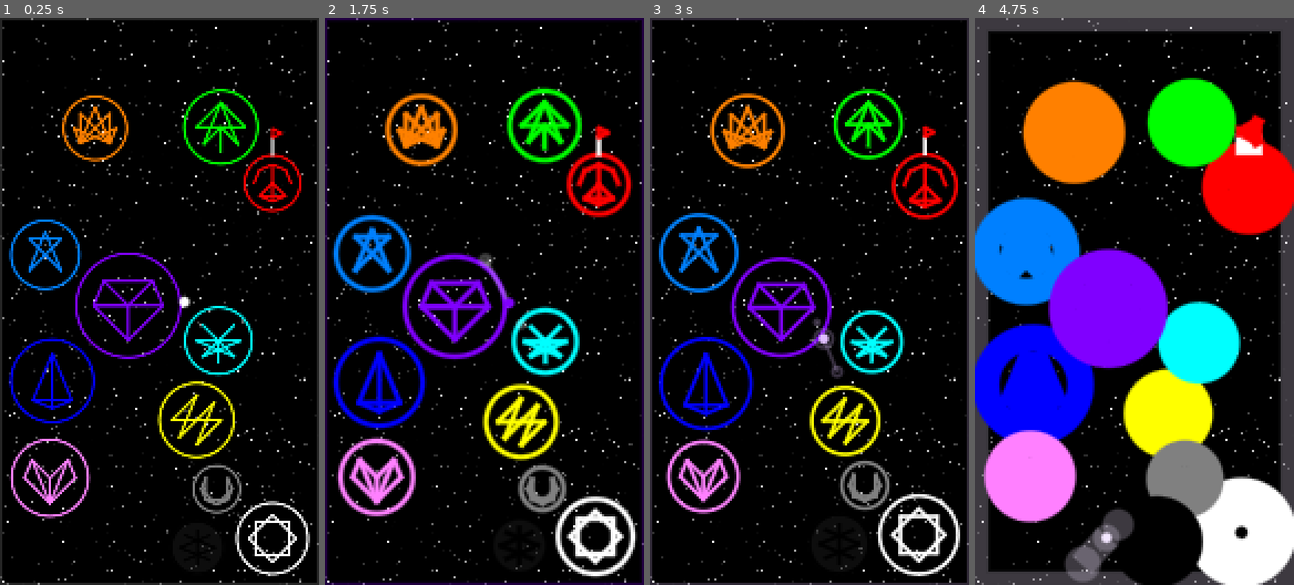
Above: before the commit, frames 1-4 (left to right).
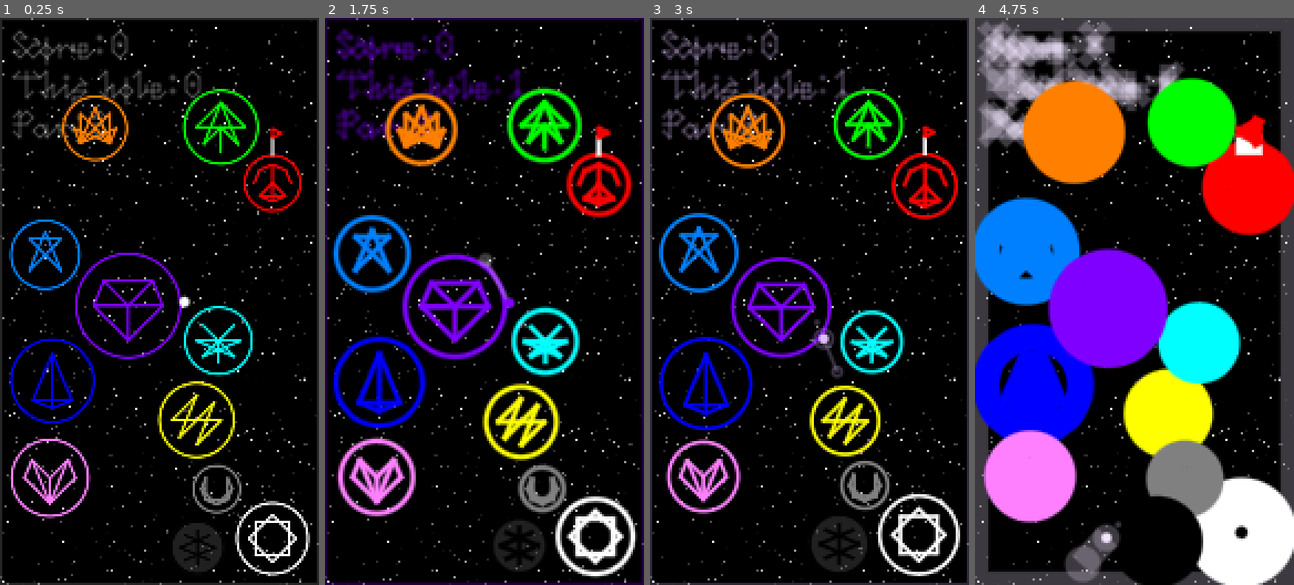
Above: after the commit, the same moments.

Repository: cursebinder22/space-golf-2d
Game: Godot game, scene res://main.tscn
Same seed, same stepped clock (60 frames per second), same inputs: the game is played once before the commit and once after it.
Inputs (mouse positions are in pixels of both pictures, inside the frame that each line leads up to):
- Up to frame 1 (0.25 s): no input
- Up to frame 2 (1.75 s): tap Enter at 0.5 s; move the mouse to (554, 273) at 0.52 s; click (554, 273) at 0.67 s; drag from (420, 329) to (468, 414) at 1.27 s
- Up to frame 3 (3 s): move the mouse to (841, 176) at 2.02 s; click (841, 176) at 2.17 s; drag from (793, 414) to (713, 216) at 2.77 s
- Up to frame 4 (4.75 s): move the mouse to (1230, 386) at 3.52 s; click (1230, 386) at 3.67 s; drag from (1038, 216) to (1086, 159) at 4.27 s

The runs differ from the first frame. In frame 1, 1.9% of the frame differs, in the area x 3-64%, y 2-22%; in frame 2, 3.2%; in frame 3, 2.7%; in frame 4, 6.7%, in the area x 1-66%, y 0-93%.

Commit message:
Final polish: score text, color tweaks, NONE tweak

Diff:
--- a/scripts/element_data.gd
+++ b/scripts/element_data.gd
@@ -2,15 +2,16 @@
 extends Resource
 
 var rank: int = 0
-var color: Color = Color(1,0,1,.25)
-var color_name: String = 'ghost-magenta'
-var symbol: String = 'question mark'
-var spirit: String = 'confusion'
-var realm: String = 'chaos'
+var color: Color = Color('#403020')
+var color_name: String = 'brown'
+var symbol: String = 'poop'
+var spirit: String = 'disgust'
+var realm: String = 'waste'
 var pattern: Dictionary = {
-	0: [1,2,'C'],
-	1: [2,3],
-	2: [3,4],
-	3: [4],
-	6: ['C'],
+	1: [7],
+	2: [6],
+	3: [5],
+	5: [6,7,'C'],
+	6: [7],
+	7: ['C']
 }
--- a/scripts/element_data/air_data.gd
+++ b/scripts/element_data/air_data.gd
@@ -6,7 +6,7 @@
 	color = Color(0,1,1)
 	color_name = 'cyan'
 	symbol = 'creature'
-	spirit = 'ecstacy'
+	spirit = 'freedom'
 	realm = 'heaven'
 	pattern = {
 		0: [4,5],
--- a/scripts/element_data/fire_data.gd
+++ b/scripts/element_data/fire_data.gd
@@ -5,9 +5,9 @@
 	rank = 2
 	color = Color(1,.5,0)
 	color_name = 'orange'
-	symbol = 'blaze'
+	symbol = 'torch'
 	spirit = 'fear'
-	realm = 'destruction'
+	realm = 'apocalypse'
 	pattern = {
 		0: [5,7],
 		1: [5,7],
--- a/scripts/element_data/light_data.gd
+++ b/scripts/element_data/light_data.gd
@@ -7,7 +7,7 @@
 	color_name = 'white'
 	symbol = 'sun'
 	spirit = 'glory'
-	realm = 'eternity'
+	realm = 'the universe'
 	pattern = {
 		0: [2,6],
 		1: [3,7],
--- a/scripts/element_data/love_data.gd
+++ b/scripts/element_data/love_data.gd
@@ -6,7 +6,7 @@
 	color = Color(1,.5,1)
 	color_name = 'pink'
 	symbol = 'heart'
-	spirit = 'safety'
+	spirit = 'belonging'
 	realm = 'family'
 	pattern = {
 		0: [1,6],
--- a/scripts/element_data/magic_data.gd
+++ b/scripts/element_data/magic_data.gd
@@ -6,8 +6,8 @@
 	color = Color(.5,0,1)
 	color_name = 'purple'
 	symbol = 'crystal'
-	spirit = 'limerence'
-	realm = 'beauty'
+	spirit = 'beauty'
+	realm = 'the underworld'
 	pattern = {
 		0: [1,4,6],
 		1: [3,'C'],
--- a/scripts/element_data/might_data.gd
+++ b/scripts/element_data/might_data.gd
@@ -6,8 +6,8 @@
 	color = Color(.5,.5,.5)
 	color_name = 'gray'
 	symbol = 'moon'
-	spirit = 'transience'
-	realm = 'reality'
+	spirit = 'separation'
+	realm = 'the night'
 	pattern = {
 		0: [1,6,7],
 		1: [7],
--- a/scripts/element_data/nature_data.gd
+++ b/scripts/element_data/nature_data.gd
@@ -7,7 +7,7 @@
 	color_name = 'green'
 	symbol = 'tree'
 	spirit = 'joy'
-	realm = 'life'
+	realm = 'the forest'
 	pattern = {
 		0: [2,4],
 		2: [4,5,7],
--- a/scripts/element_data/sight_data.gd
+++ b/scripts/element_data/sight_data.gd
@@ -7,7 +7,7 @@
 	color_name = 'black'
 	symbol = 'eye'
 	spirit = 'desire'
-	realm = 'the void'
+	realm = 'humanity'
 	pattern = {
 		0: [3,5],
 		1: [4],
--- a/scripts/main.gd
+++ b/scripts/main.gd
@@ -13,7 +13,7 @@
 var flag = Flag.new()
 
 # planets
-const ghost_black: Color = Color(.1,.1,.1,.5)
+const ghost_black: Color = Color(.25,.25,.25,.5)
 var total_planets: int = Global.Element.size()
 var element_data: Dictionary = {
 	Global.Element.NONE: ElementData.new(),
@@ -47,6 +47,7 @@
 var border_color: Color = Color.TRANSPARENT
 var ring_radius: float = 0.0
 var ring_color: Color = Color.TRANSPARENT
+var score_color = Color.TRANSPARENT
 
 # drag line
 const aim_alpha_factor: float = .25
@@ -121,9 +122,9 @@
 
 			elif not cancel_launch: # else = release click
 				click_end_pos = event.position
-				shots_this_hole += 1
 				launch_timer.start()
 				await launch_timer.timeout
+				shots_this_hole += 1
 
 				# aesthetic
 				Global.line_width *= 2
@@ -196,6 +197,7 @@
 				score += shots_this_hole - par
 				shots_this_hole = 0
 				Global.line_width *= 2
+				ball.color = element_data[ball.planet.element].color
 
 	queue_redraw()
 
@@ -227,9 +229,15 @@
 	for line: Array in flag.form:
 		var p1: Vector2 = base + Vector2(line[0][0] * draw_scale, line[0][1] * draw_scale)
 		var p2: Vector2 = base + Vector2(line[1][0] * draw_scale, line[1][1] * draw_scale)
-		var c: Color = line[2]
-
-		draw_line(p1, p2, c, Global.line_width, anti_alias)
+		var flag_color: Color = line[2]
+
+		if flag_color == Color.TRANSPARENT:
+			var new_color: Color = element_data[flag.planet.element].color
+			if new_color != Color(0,0,0):
+				flag_color = new_color
+			else: flag_color = ghost_black
+
+		draw_line(p1, p2, flag_color, Global.line_width, anti_alias)
 
 func draw_text(text: String, top_left: Vector2, height: float = default_text_height, color: Color = Color(1,1,1)):
 	var cell_size: float = height/4
@@ -249,7 +257,7 @@
 					var dot_pos: Vector2 = Vector2(next_char_x, top_left.y)
 					dot_pos.x += line[0][0] * cell_size
 					dot_pos.y += line[0][1] * cell_size
-					draw_circle(dot_pos, height / default_text_height, color, false, Global.line_width, anti_alias)
+					draw_circle(dot_pos, height / default_text_height, color, true, Global.line_width, anti_alias)
 					max_x = max(max_x, dot_pos.x)
 				else: # draw line
 					for pair_i: int in len(line) - 1:
@@ -280,6 +288,11 @@
 	border_color.a *= aim_alpha_factor
 	draw_rect(border, border_color, false, Global.line_width, anti_alias)
 
+	# score
+	score_color = ball.color
+	score_color.a *= aim_alpha_factor
+	draw_text('Score: ' + str(score) + '\\This hole: ' + str(shots_this_hole) + '\\Par: ' + str(par), Vector2(default_text_height/2, default_text_height/2), default_text_height, score_color)
+
 	# planet rims, patterns, etc.
 	for planet in Global.planets:
 		var planet_color: Color = element_data[planet.element].color
@@ -294,7 +307,7 @@
 	if draw_drag_line:
 		draw_line(ball.position, drag_line_end_pos, drag_color, Global.line_width, anti_alias)
 		draw_circle(drag_line_end_pos, ball.radius, drag_color, false, Global.line_width, anti_alias)
-		draw_circle(ball.position + (ball.position - drag_line_end_pos) / 2, ball.radius / 2, drag_color, false, Global.line_width, anti_alias)
+		draw_circle(ball.position + (ball.position - drag_line_end_pos) / 2, ball.radius / 2, drag_color, true, Global.line_width, anti_alias)
 
 	# launch timer ring
 	ring_radius = drag_dist/2 * launch_timer.time_left / launch_seconds
--- a/scripts/objects/flag.gd
+++ b/scripts/objects/flag.gd
@@ -4,7 +4,7 @@
 var planet: Planet = null
 const form: Array = [
 	[[0,0], [0,-4], Color(1,1,1)],
-	[[0,-4], [0,-6], Color(1,0,0)],
-	[[0,-6], [2,-5], Color(1,0,0)],
-	[[2,-5], [0,-4], Color(1,0,0)],
+	[[0,-4], [0,-6], Color.TRANSPARENT],
+	[[0,-6], [2,-5], Color.TRANSPARENT],
+	[[2,-5], [0,-4], Color.TRANSPARENT],
 ]
